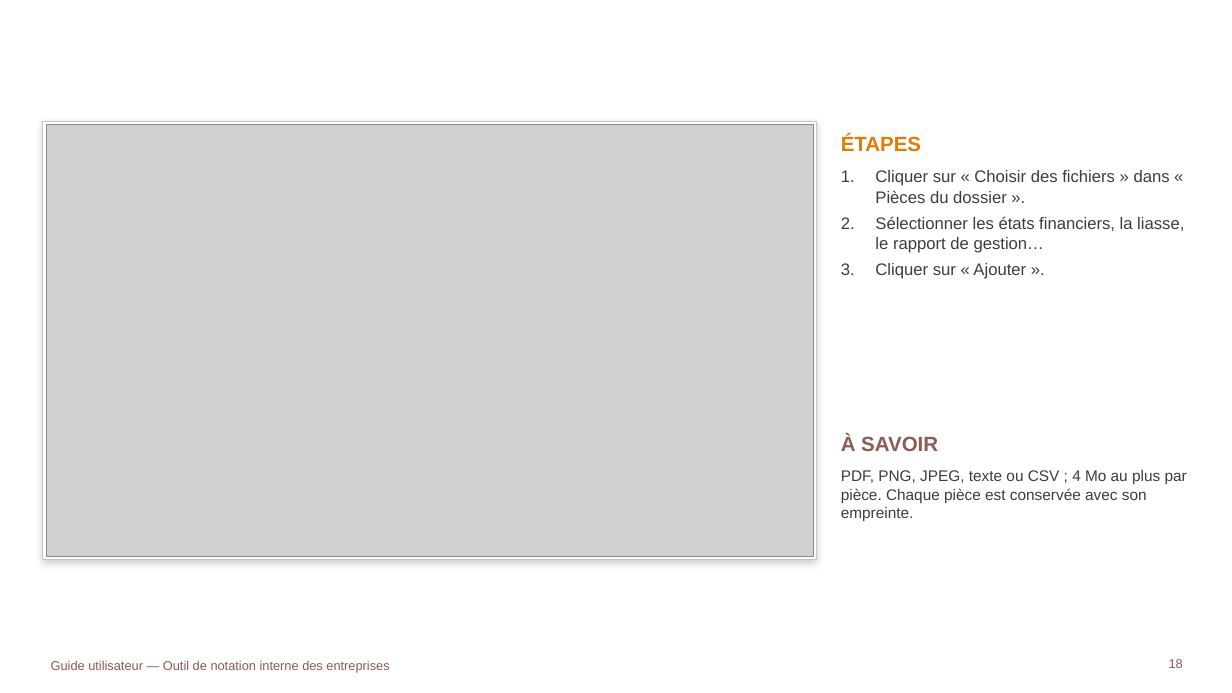
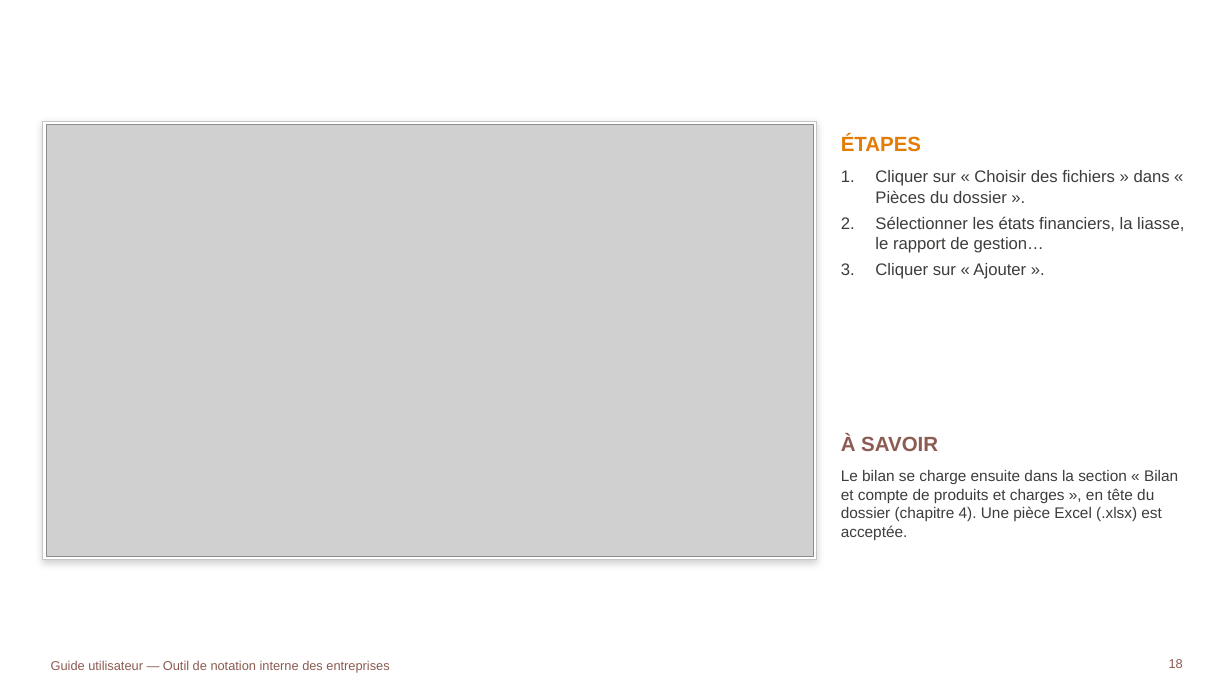
Before and after one commit to tariqeddoumi/Entreprise-scoring-cl, a slide deck: slide 18 of docs/guides/Guide_utilisateur_outil_notation.pptx. Drawn at 1232x693 pixels with LibreOffice and Linux fonts; fonts in the diff are those of the drawing; grey boxes stand for pictures; background and template pictures are left out. Boxes give left, top, right and bottom in pixels: in the first picture for what was removed or moved away, otherwise in the second. Text is boxed around its words. In the diff, an @@ line names an element or a change of style, - is before the commit and + after.

```diff
--- a/docs/guides/Guide_utilisateur_outil_notation.pptx
+++ b/docs/guides/Guide_utilisateur_outil_notation.pptx
@@ text at <box>841,470,1178,540</box>: text changed @@
-PDF, PNG, JPEG, texte ou CSV ; 4 Mo au plus par pièce. Chaque pièce est conservée avec son empreinte.
+Le bilan se charge ensuite dans la section « Bilan et compte de produits et charges », en tête du dossier (chapitre 4). Une pièce Excel (.xlsx) est acceptée.
```
Also in this commit, not shown: 11 other slides changed, 9 slides added, 3 other files.
